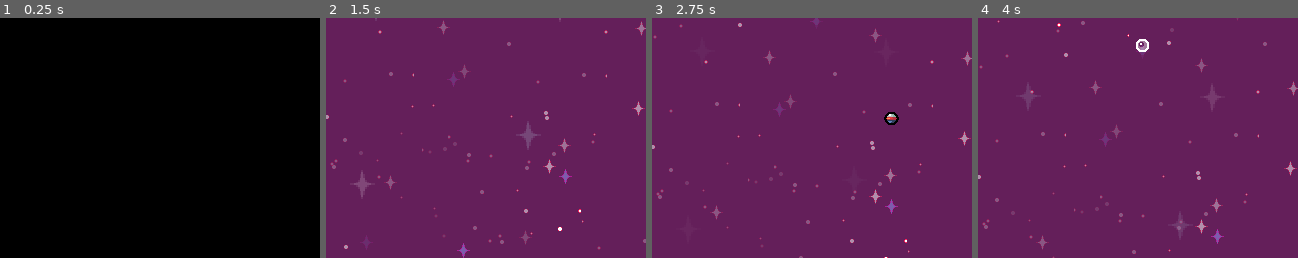
Above: before the commit, frames 1-4 (left to right).
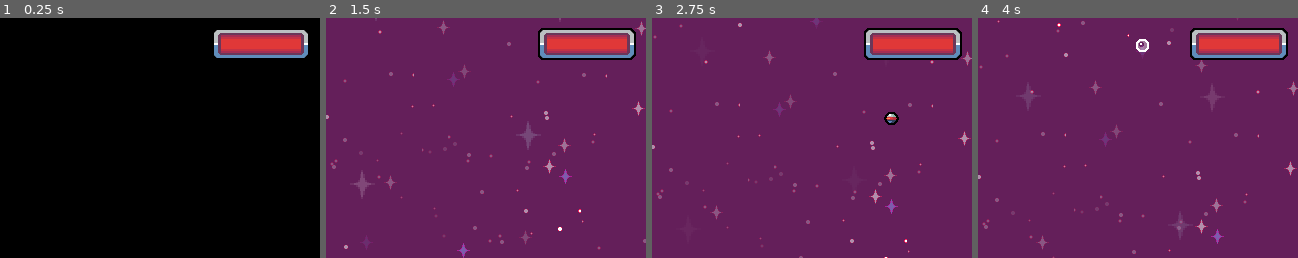
Above: after the commit, the same moments.

Repository: Bandeiraa/Space-Shooter-2.0
Game: Godot game, scene res://scenes/management/game_level.tscn
Same seed, same stepped clock (60 frames per second), same inputs: the game is played once before the commit and once after it. The project has no main scene, so this scene is started directly.
Inputs:
- Up to frame 1 (0.25 s): no input
- Up to frame 2 (1.5 s): hold D (right) 0.53-1.28 s; tap Q (shoot) at 0.6, 1.35 s; hold A (left) from 1.28 s (still down)
- Up to frame 3 (2.75 s): release A (left) at 2.03 s; hold D (right) from 2.03 s (still down); tap Q (shoot) at 2.1 s
- Up to frame 4 (4 s): tap Q (shoot) at 2.85, 3.6 s; release D (right) at 3.53 s; hold A (left) from 3.53 s (still down)
The pictures show only the part of the screen within x 50-100%, y 0-50%; the shares and areas given below are measured in that part.

The runs differ from the first frame. In frame 1, 3.4% of the frame differs, in the area x 66-97%, y 5-17%; in frame 2, 3.5%; in frame 3, 3.5%, in the area x 66-97%, y 4-18%; in frame 4, 3.5%.

Commit message:
Health Bar - Interface

Diff:
--- a/scenes/environment/interface.tscn
+++ b/scenes/environment/interface.tscn
@@ -1,8 +1,12 @@
-[gd_scene load_steps=7 format=2]
+[gd_scene load_steps=11 format=2]
 
 [ext_resource path="res://assets/hud/lives_icon.png" type="Texture" id=1]
 [ext_resource path="res://assets/hud/font/monogram.ttf" type="DynamicFontData" id=2]
-[ext_resource path="res://scripts/environment/interface.gd" type="Script" id=3]
+[ext_resource path="res://scripts/environment/interface/interface.gd" type="Script" id=3]
+[ext_resource path="res://assets/hud/texture_progress/health_bar/background.png" type="Texture" id=4]
+[ext_resource path="res://assets/hud/texture_progress/health_bar/bar.png" type="Texture" id=5]
+[ext_resource path="res://scripts/environment/interface/health_count_container.gd" type="Script" id=6]
+[ext_resource path="res://scripts/environment/interface/health_bar_container.gd" type="Script" id=7]
 
 [sub_resource type="DynamicFont" id=1]
 size = 32
@@ -11,7 +15,7 @@
 [sub_resource type="Animation" id=3]
 length = 0.001
 tracks/0/type = "value"
-tracks/0/path = NodePath("HBox:modulate")
+tracks/0/path = NodePath("HealthCountContainer:modulate")
 tracks/0/interp = 1
 tracks/0/loop_wrap = true
 tracks/0/imported = false
@@ -26,7 +30,7 @@
 [sub_resource type="Animation" id=2]
 resource_name = "show_interface"
 tracks/0/type = "value"
-tracks/0/path = NodePath("HBox:modulate")
+tracks/0/path = NodePath("HealthCountContainer:modulate")
 tracks/0/interp = 1
 tracks/0/loop_wrap = true
 tracks/0/imported = false
@@ -41,17 +45,18 @@
 [node name="Interface" type="CanvasLayer" groups=["interface"]]
 script = ExtResource( 3 )
 
-[node name="HBox" type="HBoxContainer" parent="."]
+[node name="HealthCountContainer" type="HBoxContainer" parent="."]
 modulate = Color( 1, 1, 1, 0 )
 margin_left = 10.0
 margin_top = 10.0
 margin_right = 62.0
 margin_bottom = 26.0
+script = ExtResource( 6 )
 __meta__ = {
 "_edit_use_anchors_": false
 }
 
-[node name="LivesIcon" type="TextureRect" parent="HBox"]
+[node name="LivesIcon" type="TextureRect" parent="HealthCountContainer"]
 margin_right = 28.0
 margin_bottom = 26.0
 texture = ExtResource( 1 )
@@ -59,7 +64,7 @@
 "_edit_use_anchors_": false
 }
 
-[node name="LivesCount" type="Label" parent="HBox"]
+[node name="LivesCount" type="Label" parent="HealthCountContainer"]
 margin_left = 32.0
 margin_right = 62.0
 margin_bottom = 26.0
@@ -73,6 +78,59 @@
 "_edit_use_anchors_": false
 }
 
+[node name="HealthBarContainer" type="Control" parent="."]
+anchor_left = 1.0
+anchor_right = 1.0
+script = ExtResource( 7 )
+__meta__ = {
+"_edit_use_anchors_": false
+}
+
+[node name="BarBackground" type="TextureRect" parent="HealthBarContainer"]
+anchor_left = 1.0
+anchor_right = 1.0
+margin_left = -108.0
+margin_top = 10.0
+margin_right = -10.0
+margin_bottom = 32.0
+texture = ExtResource( 4 )
+__meta__ = {
+"_edit_use_anchors_": false
+}
+
+[node name="AuxHealthBar" type="TextureProgress" parent="HealthBarContainer/BarBackground"]
+anchor_left = 0.5
+anchor_top = 0.5
+anchor_right = 0.5
+anchor_bottom = 0.5
+margin_left = -40.0
+margin_top = -9.0
+margin_right = 40.0
+margin_bottom = 9.0
+value = 100.0
+texture_progress = ExtResource( 5 )
+tint_progress = Color( 0.827451, 0.654902, 0.247059, 1 )
+__meta__ = {
+"_edit_use_anchors_": false
+}
+
+[node name="HealthBar" type="TextureProgress" parent="HealthBarContainer/BarBackground"]
+anchor_left = 0.5
+anchor_top = 0.5
+anchor_right = 0.5
+anchor_bottom = 0.5
+margin_left = -40.0
+margin_top = -9.0
+margin_right = 40.0
+margin_bottom = 9.0
+value = 100.0
+texture_progress = ExtResource( 5 )
+__meta__ = {
+"_edit_use_anchors_": false
+}
+
+[node name="Tween" type="Tween" parent="HealthBarContainer"]
+
 [node name="Animation" type="AnimationPlayer" parent="."]
 anims/RESET = SubResource( 3 )
 anims/show_interface = SubResource( 2 )
--- a/scenes/interactable/miscellaneous/crate.tscn
+++ b/scenes/interactable/miscellaneous/crate.tscn
@@ -9,7 +9,7 @@
 script = ExtResource( 2 )
 speed = 1
 health = 3
-damage = 1
+damage = 10
 texture_list = [ "res://assets/item/crate/1.png", "res://assets/item/crate/2.png" ]
 
 [node name="Collision" parent="." index="1"]
--- a/scenes/projectile/ally/miscellaneous/bomb_projectile.tscn
+++ b/scenes/projectile/ally/miscellaneous/bomb_projectile.tscn
@@ -8,7 +8,6 @@
 radius = 135.093
 
 [node name="BombProjectile" instance=ExtResource( 1 )]
-monitorable = false
 script = ExtResource( 3 )
 damage = 3
 
@@ -21,10 +20,3 @@
 
 [node name="Notifier" parent="." index="2"]
 visible = false
-
-[node name="ExplosionTimer" type="Timer" parent="." index="3"]
-wait_time = 2.0
-one_shot = true
-autostart = true
-
-[connection signal="timeout" from="ExplosionTimer" to="." method="on_explosion_timer_timeout"]
--- a/scenes/projectile/ally/miscellaneous/bubble_projectile.tscn
+++ b/scenes/projectile/ally/miscellaneous/bubble_projectile.tscn
@@ -9,6 +9,8 @@
 
 [node name="BubbleProjectile" instance=ExtResource( 1 )]
 script = ExtResource( 2 )
+speed = 3
+damage = 5
 
 [node name="Collision" parent="." index="0"]
 visible = false
@@ -20,3 +22,5 @@
 [node name="Notifier" parent="." index="2"]
 visible = false
 scale = Vector2( 0.7, 0.7 )
+
+[connection signal="area_entered" from="." to="." method="on_area_entered"]
--- a/scripts/environment/interface.gd
+++ /dev/null
@@ -1,18 +0,0 @@
-extends CanvasLayer
-
-onready var animation: AnimationPlayer = get_node("Animation")
-onready var lives_count: Label = get_node("HBox/LivesCount")
-
-var lives: int = 3
-
-func _ready() -> void:
-	lives_count.text = "x" + str(lives)
-
-
-func start() -> void:
-	animation.play("show_interface")
-
-
-func update_lives_count() -> void:
-	lives -= 1
-	lives_count.text = "x" + str(lives)
--- /dev/null
+++ b/scripts/environment/interface/health_bar_container.gd
@@ -0,0 +1,33 @@
+extends Control
+
+onready var tween: Tween = get_node("Tween")
+
+onready var health_bar: TextureProgress = get_node("BarBackground/HealthBar")
+onready var health_bar_aux: TextureProgress = get_node("BarBackground/AuxHealthBar")
+
+func update_health(damage: int) -> void:
+	var current_bar_value: float = health_bar.value
+	var current_aux_bar_value: float = health_bar_aux.value
+
+	var _health_bar_tween: bool = tween.interpolate_property(
+		health_bar,
+		"value",
+		current_bar_value,
+		current_bar_value - damage,
+		0.5,
+		Tween.TRANS_QUAD,
+		Tween.EASE_IN_OUT
+	)
+
+	var _health_aux_bar_tween: bool = tween.interpolate_property(
+		health_bar_aux,
+		"value",
+		current_aux_bar_value,
+		current_aux_bar_value - damage,
+		0.5,
+		Tween.TRANS_QUAD,
+		Tween.EASE_IN_OUT,
+		0.5
+	)
+
+	var _tween_start: bool = tween.start()
--- /dev/null
+++ b/scripts/environment/interface/health_count_container.gd
@@ -0,0 +1,13 @@
+extends HBoxContainer
+
+onready var life_count: Label = get_node("LivesCount")
+
+var lifes: int = 3
+
+func _ready() -> void:
+	life_count.text = "x" + str(lifes)
+
+
+func update_life_count() -> void:
+	lifes -= 1
+	life_count.text = "x" + str(lifes)
--- /dev/null
+++ b/scripts/environment/interface/interface.gd
@@ -0,0 +1,16 @@
+extends CanvasLayer
+
+onready var animation: AnimationPlayer = get_node("Animation")
+onready var health_bar_container: Control = get_node("HealthBarContainer")
+onready var health_count_container: HBoxContainer = get_node("HealthCountContainer")
+
+func start() -> void:
+	animation.play("show_interface")
+
+
+func update_life_count() -> void:
+	health_count_container.update_life_count()
+
+
+func update_health(damage: int) -> void:
+	health_bar_container.update_health(damage)
--- a/scripts/miscellaneous/projectile/bomb_projectile.gd
+++ b/scripts/miscellaneous/projectile/bomb_projectile.gd
@@ -2,6 +2,11 @@
 class_name BombProjectile
 
 export(int) var damage
+
+func _ready() -> void:
+	#explosion
+	pass
+
 
 func kill() -> void:
 	queue_free()
@@ -9,9 +14,3 @@
 
 func on_screen_exited() -> void:
 	kill()
-
-
-func on_explosion_timer_timeout() -> void:
-	set_deferred("monitorable", true)
-	yield(get_tree().create_timer(0.5), "timeout")
-	kill()
--- a/scripts/miscellaneous/projectile/bubble_projectile.gd
+++ b/scripts/miscellaneous/projectile/bubble_projectile.gd
@@ -1,5 +1,18 @@
 extends Area2D
 class_name BubbleProjectile
+
+var can_track_enemy: bool = true
+var enemy_ref: Area2D
+
+export(int) var speed
+export(int) var damage
+
+func _physics_process(_delta: float) -> void:
+	if enemy_ref.alive:
+		var enemy_position: Vector2 = enemy_ref.global_position
+		var direction: Vector2 = (enemy_position - global_position).normalized()
+		translate(direction * speed)
+
 
 func kill() -> void:
 	queue_free()
@@ -7,3 +20,10 @@
 
 func on_screen_exited() -> void:
 	kill()
+
+
+func on_area_entered(_area):
+	#if area is Enemy and can_track_enemy:
+	#	enemy_ref = area
+	#	can_track_enemy = false
+	pass
--- a/scripts/player/stats.gd
+++ b/scripts/player/stats.gd
@@ -11,8 +11,8 @@
 
 var velocity: Vector2
 
-var health: float = 5
-var initial_health: float = 5
+var health: float = 100
+var initial_health: float = 100
 
 var attack_cooldown: float = 1.0
 var invulnerability_cooldown: float = 1.0
@@ -73,19 +73,21 @@
 
 	if health <= 0:
 		lives -= 1
-		get_tree().call_group("interface", "update_lives_count")
+		get_tree().call_group("interface", "update_life_count")
 		health = initial_health
 
 	if lives == 0:
 		print("game over")
 
 
-func update_health(damage):
+func update_health(damage: int):
 	if shield_health < 0:
 		health -= (shield_health * -1)
+		get_tree().call_group("interface", "update_health", shield_health * -1)
 		shield_health = 0
 	else:
 		health -= damage
+		get_tree().call_group("interface", "update_health", damage)
 
 
 func update_shield(damage: int) -> void:
